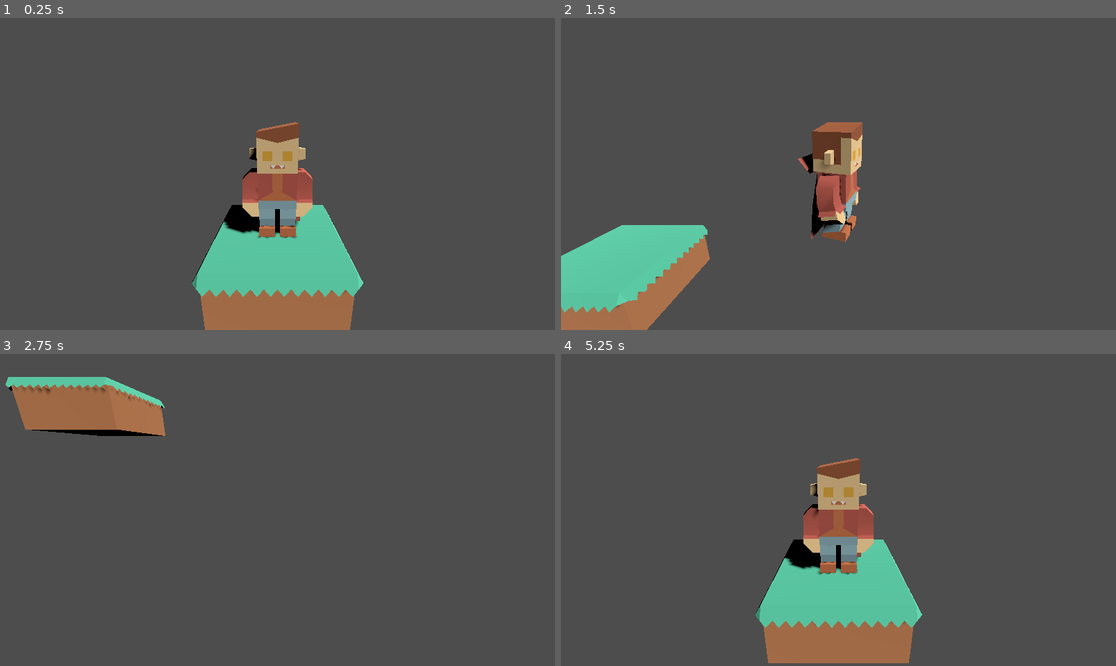
Above: before the commit, frames 1-4 (two rows, left to right).
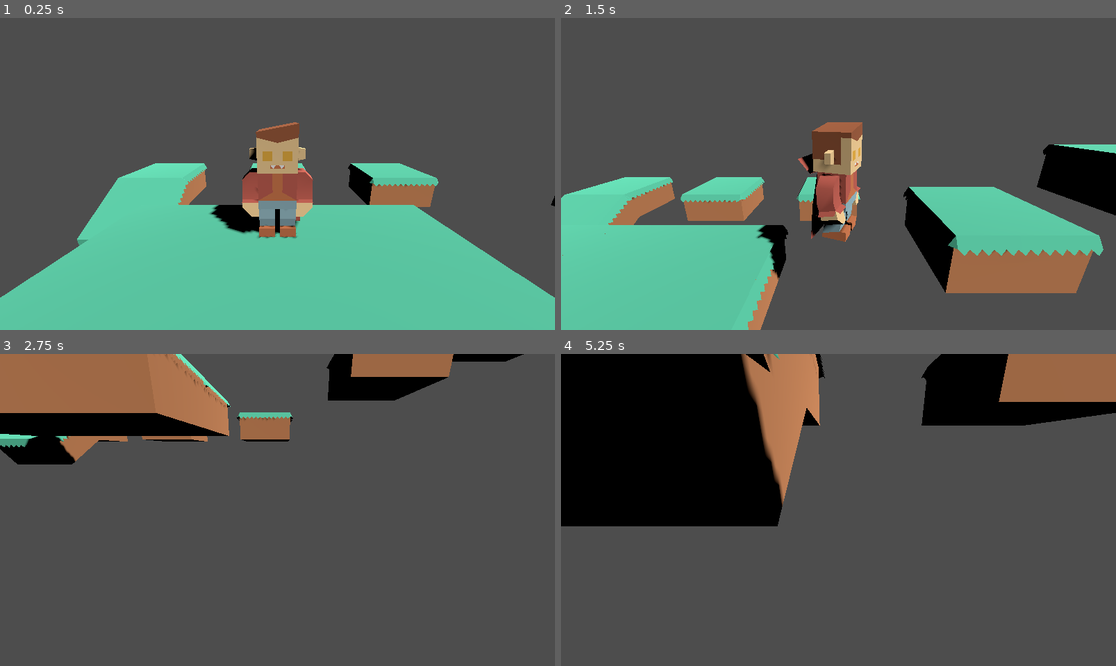
Above: after the commit, the same moments.

Repository: IsaacRF/test-platformer-3d
Game: Godot game, scene res://Levels/Level1.tscn
Same seed, same stepped clock (60 frames per second), same inputs: the game is played once before the commit and once after it.
Inputs:
- Up to frame 1 (0.25 s): no input
- Up to frame 2 (1.5 s): tap Enter at 0.5 s; hold D (move_right) 0.53-1.28 s; tap Space (jump) at 0.77 s; hold S (move_backward) from 1.28 s (still down)
- Up to frame 3 (2.75 s): tap Space (jump) at 1.52 s; release S (move_backward) at 2.03 s; hold D (move_right) from 2.03 s (still down)
- Up to frame 4 (5.25 s): tap Space (jump) at 2.75, 3.02, 3.77, 4.52 s; release D (move_right) at 2.78 s; hold W (move_forward) 2.78-3.53 s; hold A (move_left) 3.53-5.03 s; tap Enter at 5 s; hold S (move_backward) from 5.03 s (still down)

The runs differ from the first frame. In frame 1, 30% of the frame differs, in the area x 0-100%, y 46-100%; in frame 2, 25%; in frame 3, 14%; in frame 4, 44%, in the area x 0-100%, y 0-100%.

Commit message:
Update stage shape and death animation

Diff:
--- a/Levels/Level1.tscn
+++ b/Levels/Level1.tscn
@@ -10,10 +10,43 @@
 [node name="Main" type="Node3D"]
 
 [node name="Camera" type="Camera3D" parent="."]
-transform = Transform3D(1, 0, 0, 0, 0.93027, 0.366875, 0, -0.366875, 0.93027, 0, 2.56917, 4.8977)
+transform = Transform3D(1.5, 0, 0, 0, 1.44077, 0.417355, 0, -0.417355, 1.44077, 0, 1.8932, 3.0938)
 
 [node name="PlatformLarge" parent="." instance=ExtResource("1_2i5le")]
 transform = Transform3D(1, 0, 0, 0, 1, 0, 0, 0, 1, 0, -1, 0)
+
+[node name="PlatformLarge2" parent="." instance=ExtResource("1_2i5le")]
+transform = Transform3D(1, 0, 0, 0, 1, 0, 0, 0, 1, -1.99602, -1, 0)
+
+[node name="PlatformLarge3" parent="." instance=ExtResource("1_2i5le")]
+transform = Transform3D(1, 0, 0, 0, 1, 0, 0, 0, 1, -4, -1, -4)
+
+[node name="PlatformLarge4" parent="." instance=ExtResource("1_2i5le")]
+transform = Transform3D(1, 0, 0, 0, 1, 0, 0, 0, 1, 0, -1, -4)
+
+[node name="PlatformLarge5" parent="." instance=ExtResource("1_2i5le")]
+transform = Transform3D(1, 0, 0, 0, 1, 0, 0, 0, 1, 4, -1, -4)
+
+[node name="PlatformLarge6" parent="." instance=ExtResource("1_2i5le")]
+transform = Transform3D(1, 0, 0, 0, 1, 0, 0, 0, 1, 1.99216, -1, 0)
+
+[node name="PlatformLarge7" parent="." instance=ExtResource("1_2i5le")]
+transform = Transform3D(1, 0, 0, 0, 1, 0, 0, 0, 1, 2, -1, 2)
+
+[node name="PlatformLarge12" parent="." instance=ExtResource("1_2i5le")]
+transform = Transform3D(1, 0, 0, 0, 1, 0, 0, 0, 1, 0, -1, 2)
+
+[node name="PlatformLarge8" parent="." instance=ExtResource("1_2i5le")]
+transform = Transform3D(1, 0, 0, 0, 1, 0, 0, 0, 1, -2, -1, 2)
+
+[node name="PlatformLarge9" parent="." instance=ExtResource("1_2i5le")]
+transform = Transform3D(1, 0, 0, 0, 0.842387, -0.538874, 0, 0.538874, 0.842387, -4, -1.37691, -2.69697)
+
+[node name="PlatformLarge10" parent="." instance=ExtResource("1_2i5le")]
+transform = Transform3D(1, 0, 0, 0, 1, 0, 0, 0, 1, 7, 0, 0)
+
+[node name="PlatformLarge11" parent="." instance=ExtResource("1_2i5le")]
+transform = Transform3D(1, 0, 0, 0, 1, 0, 0, 0, 1, 10, 1, 0)
 
 [node name="Player" parent="." instance=ExtResource("2_p81fo")]
 
--- a/Player/Player.gd
+++ b/Player/Player.gd
@@ -13,7 +13,7 @@
 @onready var death_sfx = $DeathSFX
 @onready var animation_player = $AnimationPlayer
 @onready var camera_follow = $CameraFollow
-@onready var camera = $Camera
+@onready var collision_shape_3d = $CollisionShape3D
 
 func _physics_process(delta):
 	var input = Input.get_vector("move_left", "move_right", "move_forward", "move_backward")
@@ -39,6 +39,7 @@
 		model.rotation.y = lerp_angle(model.rotation.y, facing_angle, rotation_speed)
 
 func game_over():
+	collision_shape_3d.set_deferred("disabled", true)
 	animation_player.play("Death")
 	death_sfx.play()
 	camera_follow.update_position = false
